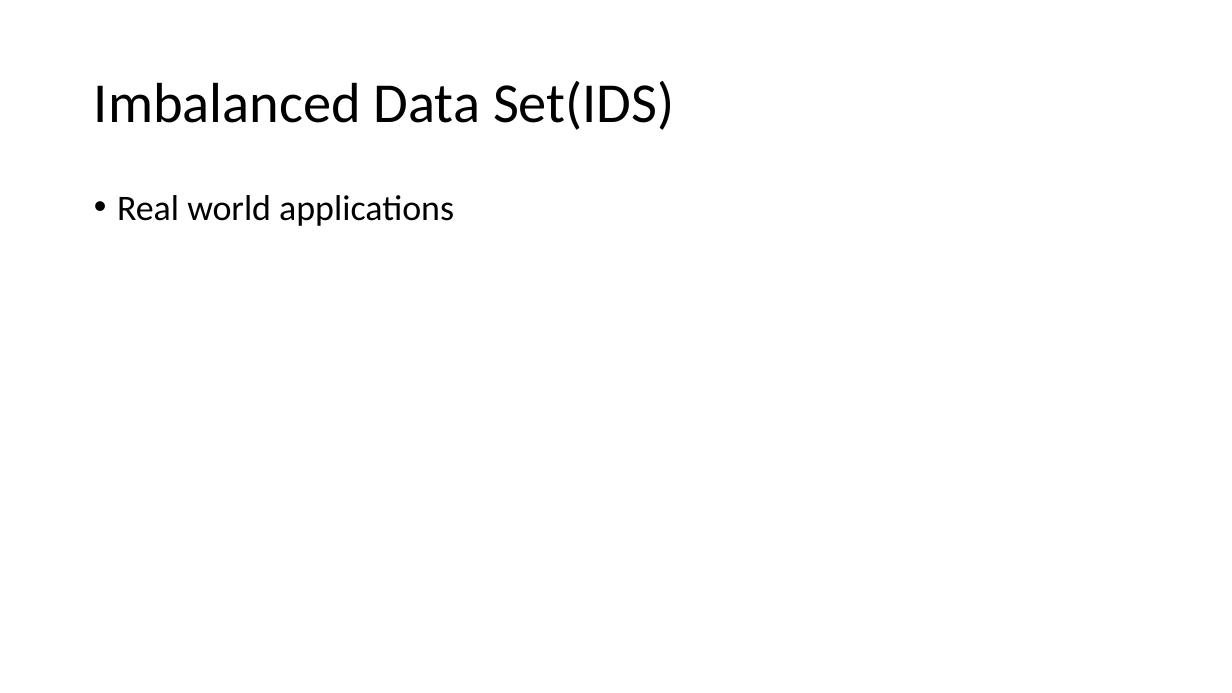
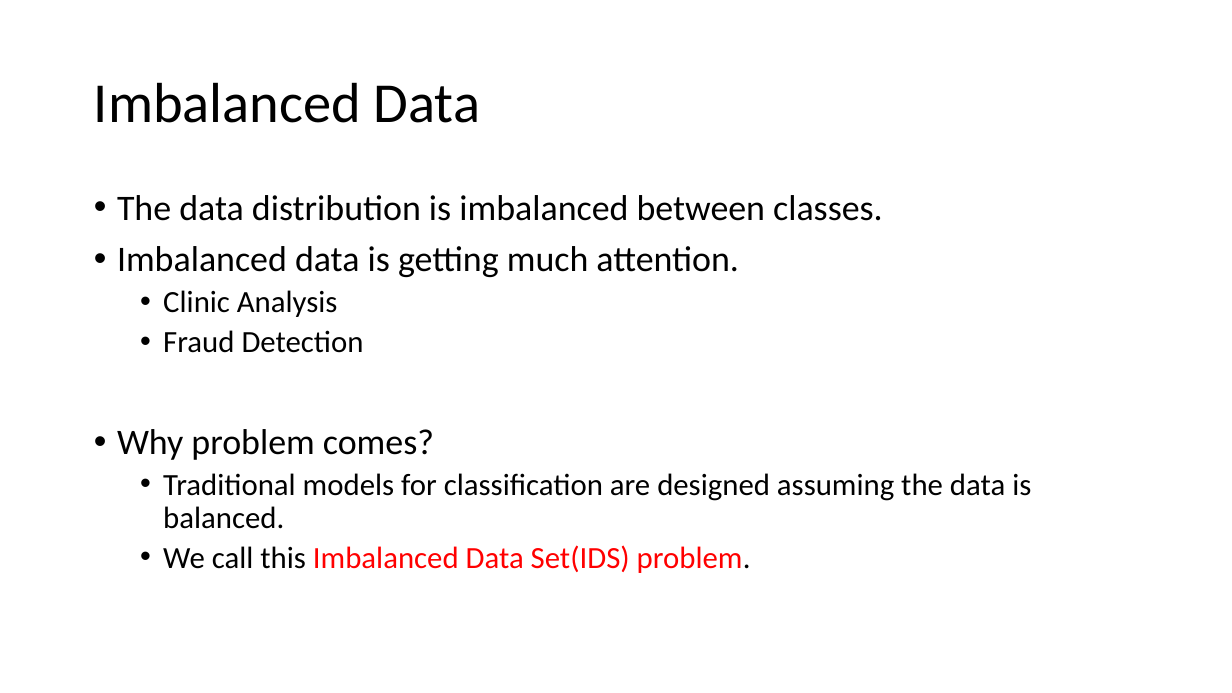
Before and after one commit to RKDSOne/ids, a slide deck: slide 2 of slides&notes/Learning on imbalanced data.pptx. Drawn at 1232x693 pixels with LibreOffice and Linux fonts; fonts in the diff are those of the drawing. Boxes give left, top, right and bottom in pixels: in the first picture for what was removed or moved away, otherwise in the second. Text is boxed around its words. In the diff, an @@ line names an element or a change of style, - is before the commit and + after.

```diff
--- a/slides&notes/Learning on imbalanced data.pptx
+++ b/slides&notes/Learning on imbalanced data.pptx
@@ title at [94, 82, 481, 123]: text changed @@
-Imbalanced Data Set(IDS)
+Imbalanced Data
@@ text at [117, 195, 1031, 573]: text changed; size 28 to 24 pt @@
-• Real world applications
+• The data distribution is imbalanced between classes.
+• Imbalanced data is getting much attention.
+  • Clinic Analysis
+  • Fraud Detection
+• Why problem comes?
+  • Traditional models for classification are designed assuming the data is balanced.
+  • We call this Imbalanced Data Set(IDS) problem.
```
Also in this commit, not shown: 1 other slide changed, 17 slides added, 1 slide removed, 4 other files.
